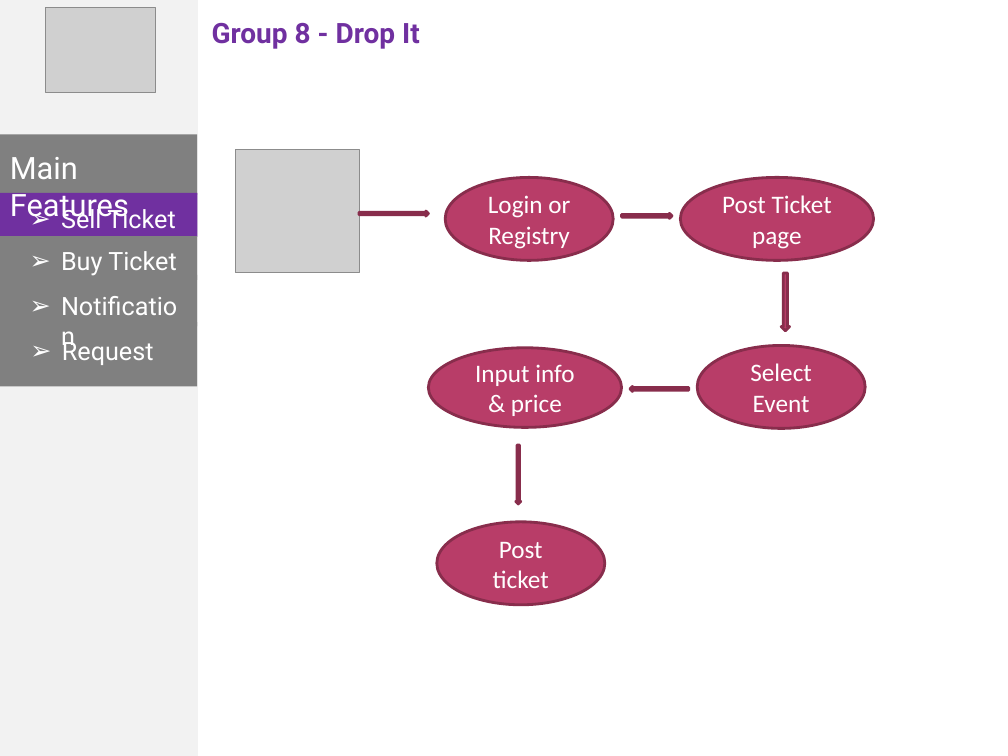
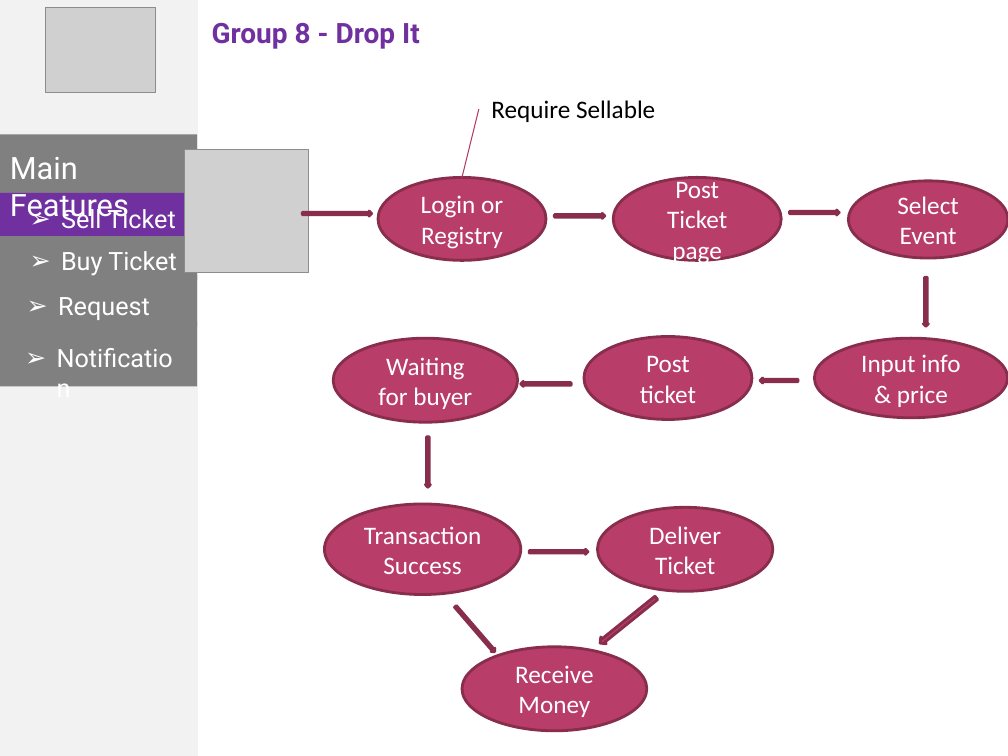
Before and after one commit to phonglk/fptu_capstone, a slide deck: slide 10 of Document/Present.pptx. Drawn at 1008x756 pixels with LibreOffice and Linux fonts; fonts in the diff are those of the drawing; grey boxes stand for pictures. Boxes give left, top, right and bottom in pixels: in the first picture for what was removed or moved away, otherwise in the second. Text is boxed around its words. In the diff, an @@ line names an element or a change of style, - is before the commit and + after.

```diff
--- a/Document/Present.pptx
+++ b/Document/Present.pptx
@@ line added from (462, 177) to (479, 109), #B73965 0.75 pt @@
@@ text added at (491, 100, 655, 122), 18 pt, text #464646 @@
+Require Sellable
@@ picture: place and size @@
-picture at (235, 149, 359, 273)
+picture at (184, 149, 308, 273)
@@ ellipse "Login or Registry": place and size @@
-ellipse "Login or Registry" at (446, 177, 614, 260)
+ellipse "Login or Registry" at (378, 177, 546, 260)
@@ ellipse "Post Ticket page": place and size @@
-ellipse "Post Ticket page" at (680, 177, 874, 260)
+ellipse "Post Ticket page" at (613, 177, 781, 260)
@@ ellipse "Select Event": place and size @@
-ellipse "Select Event" at (698, 346, 866, 428)
+ellipse "Select Event" at (849, 180, 1008, 258)
@@ right arrow: place and size @@
-right arrow at (359, 211, 428, 216)
+right arrow at (302, 211, 372, 216)
@@ right arrow: place and size @@
-right arrow at (622, 214, 672, 219)
+right arrow at (554, 214, 605, 219)
@@ down arrow at (789, 210, 839, 215): rotation 0 to 270 degrees @@
@@ text "Request" rewrapped from (62, 337, 154, 365) to (58, 297, 150, 320) @@
@@ left arrow at (923, 277, 928, 327): rotation 0 to 270 degrees @@
@@ text "Notification": place and size @@
-text "Notification" at (19, 285, 197, 326)
+text "Notification" at (15, 338, 193, 378)
@@ ellipse added at (334, 339, 518, 422), fill #B83D68, outline #882D4D 2 pt, 18 pt, text #FFFFFF @@
+Waiting for buyer
@@ ellipse "Post ticket": place and size @@
-ellipse "Post ticket" at (436, 522, 605, 605)
+ellipse "Post ticket" at (584, 337, 752, 419)
@@ ellipse "Input info & price": place and size @@
-ellipse "Input info & price" at (428, 348, 622, 427)
+ellipse "Input info & price" at (814, 339, 1008, 418)
@@ right arrow added at (521, 381, 572, 386), fill #B83D68, outline #882D4D 2 pt @@
@@ down arrow added at (760, 379, 798, 384), fill #B83D68, outline #882D4D 2 pt @@
@@ down arrow: place and size @@
-down arrow at (516, 446, 521, 504)
+down arrow at (425, 436, 430, 487)
@@ ellipse added at (325, 504, 521, 595), fill #B83D68, outline #882D4D 2 pt, 18 pt, text #FFFFFF @@
+Transaction
+Success
@@ ellipse added at (598, 507, 773, 591), fill #B83D68, outline #882D4D 2 pt, 18 pt, text #FFFFFF @@
+Deliver Ticket
@@ right arrow added at (529, 549, 588, 554), fill #B83D68, outline #882D4D 2 pt @@
@@ right arrow added at (597, 594, 659, 647), fill #B83D68, outline #882D4D 2 pt @@
@@ right arrow added at (454, 605, 497, 654), fill #B83D68, outline #882D4D 2 pt @@
@@ ellipse added at (462, 647, 646, 731), fill #B83D68, outline #882D4D 2 pt, 18 pt, text #FFFFFF @@
+Receive Money
```
Also in this commit, not shown: 12 other slides changed.
